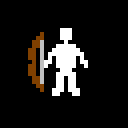
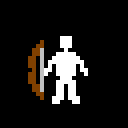
Layered file, before and after one edit (128x128). Changes by layer:
painted on "Background" over [28, 28, 88, 104]
